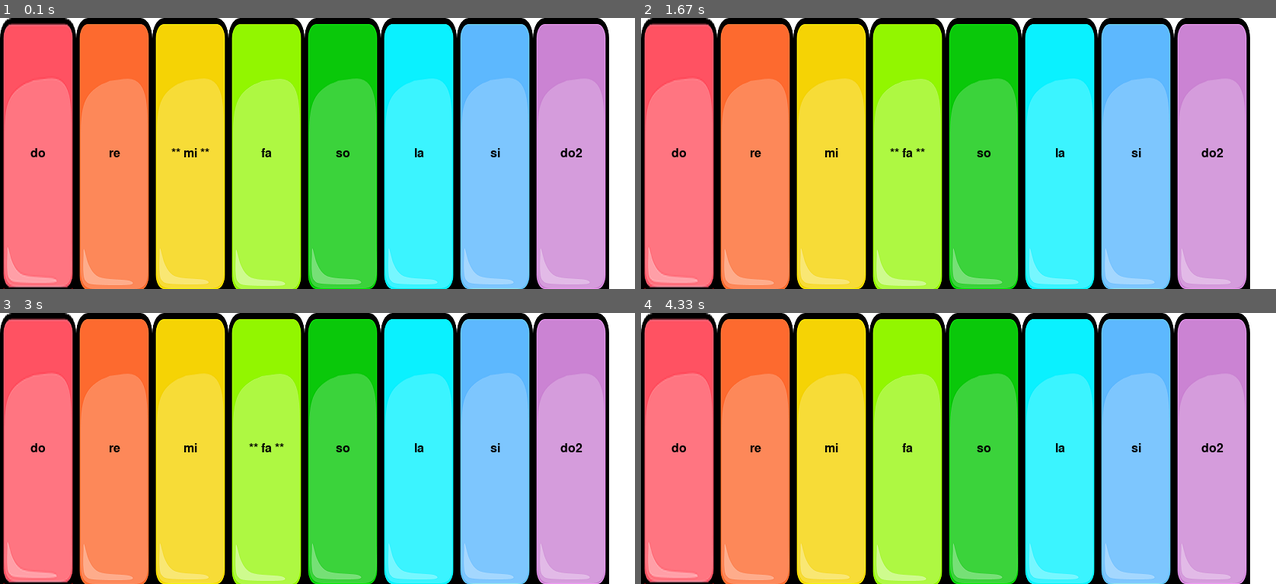
Above: before the commit, frames 1-4 (two rows, left to right).
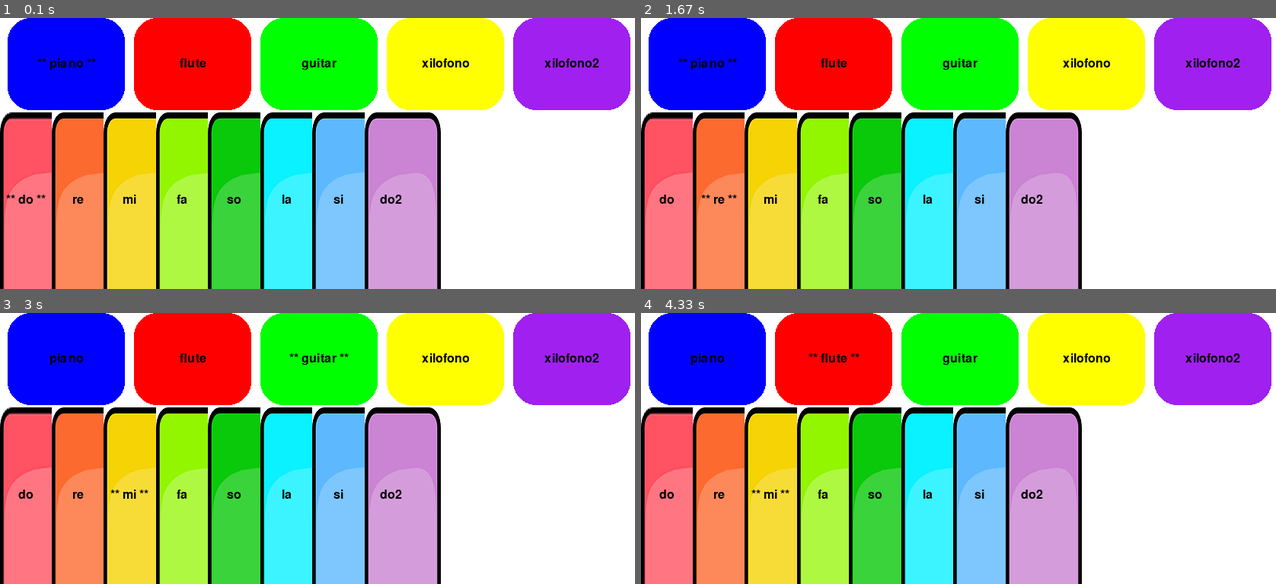
Above: after the commit, the same moments.

Repository: SMEbrahimi2001/lttle_piano
Game: pygame game, started from piano.py
The game is run twice, just before and just after one commit, with the same random seed, the same clock (stepped at 60 frames per second) and the same inputs.
Inputs (mouse positions are in pixels of both pictures, inside the frame that each line leads up to):
- Up to frame 1 (0.1 s): no input
- Up to frame 2 (1.67 s): tap 8 at 0.33 s; tap 1 at 0.67 s; click (761, 215) at 1.05 s; tap 2 at 1.33 s
- Up to frame 3 (3 s): click (171, 394) at 1.72 s; click (323, 481) at 2.05 s; click (317, 359) at 2.38 s, where only the run after the commit has a clickable "guitar"; tap 3 at 2.67 s
- Up to frame 4 (4.33 s): hold 6 3-3.47 s; click (761, 413) at 3.55 s; click (1110, 380) at 3.88 s; click (825, 399) at 4.22 s

The runs differ from the first frame. In frame 1, 92% of the frame differs, in the area x 0-100%, y 0-100%; in frame 2, 92%; in frame 3, 92%; in frame 4, 92%.

Commit message:
add mode in ui

Diff:
--- a/piano.py
+++ b/piano.py
@@ -1,4 +1,5 @@
 import pygame
+from pygame.locals import *
 import sys
 import os
 
@@ -12,20 +13,18 @@
 
 border_width = 3
 # ابعاد مربع‌ها
-square_size = ai_settings.Screen_Heigth/3.56
+square_size = ai_settings.Screen_Heigth/5.2
 
 # default mode is piano
+modes = ['piano','flute','guitar','xilofono','xilofono2']
 mode = 'piano'
+
 # نت‌های موسیقی
 notes = os.listdir(f"topics/{mode}")
-# دکمه ها
-button_width = ai_settings.Screen_Width // 8
-button_height = ai_settings.Screen_Heigth
-buttons = [(i * button_width, 0, button_width, button_height)
-           for i in range(8)]
+current_note = 'do'
 
 lesson1Note = [
-    'do', 'do', 're', 'do', 'fa', 'mi', 'do', 'do', 're', 'do', 'so', 'fa', 'do', 'do', 'do2', 'la', 'fa', 'mi', 're', 'la', 'la', 'la', 'fa', 'so', 'fa',
+    'do', 'do', 're','', 'do', 'fa', 'mi', 'do', 'do', 're', 'do', 'so', 'fa', 'do', 'do', 'do2', 'la', 'fa', 'mi', 're', 'la', 'la', 'la', 'fa', 'so', 'fa',
     'do', 'do', 're', 'do', 'fa', 'mi', 'do', 'do', 're', 'do', 'so', 'fa', 'do', 'do', 'do2', 'la', 'fa', 'mi', 're', 'la', 'la', 'la', 'fa', 'so', 'fa', 'do',
 ]
 
@@ -53,8 +52,9 @@
 'mi', 'fa', 'so', 'fa', 'so', 'la', 'fa', 'mi', '',
 ]
 
-count = 0 ;
-
+count = 0
+
+#قالب اتصال عبارات به نام فایل ها
 dictNotes = {
     'do': '1_do',
     're': '2_re',
@@ -68,14 +68,12 @@
 
 
 # کلاس مربع
-
-
 class Square:
     def __init__(self, x, y, note, image_path):
         self.x = x
         self.y = y
         self.width = square_size
-        self.height = ai_settings.Screen_Heigth
+        self.height = (65/100)*ai_settings.Screen_Heigth
         self.note = note[:-4]  # حذف .wav از اسم فایل
         self.font = pygame.font.Font(None, 24)
         self.image_default = pygame.image.load(image_path)
@@ -84,32 +82,75 @@
         self.textColor = ai_settings.BLACK
         self.active = False  # وضعیت اولیه: غیر فعال
 
+    def draw(self,training=False):
+        if(training):
+            # اول ایجاد شی فونت بعدش رندر گرفتن و بعد بلیت
+            # چک کردن نوت فعال
+            if ( lesson2Note[count] == self.note[2:]) :
+                text = self.font.render(f'** {self.note[2:]} **', True, self.textColor)
+            else :
+                text = self.font.render(self.note[2:], True, self.textColor)
+            screen.blit(self.image_default, (self.x, self.y))
+            # درج متن در وسط مربع ها
+            screen.blit(text, (self.x + self.width // 2 - text.get_width() //
+                        2, self.y + self.height // 2 - text.get_height() // 2))
+        else:
+            if(current_note == str(self.note[2:])):
+                text = self.font.render(f'** {self.note[2:]} **', True, self.textColor)
+            else :
+                text = self.font.render(self.note[2:], True, self.textColor)
+            screen.blit(self.image_default, (self.x, self.y))
+            # درج متن در وسط مربع ها
+            screen.blit(text, (self.x + self.width // 2 - text.get_width() //
+                        2, self.y + self.height // 2 - text.get_height() // 2))
+
+    def play(self):
+        # پخش نوت
+        pygame.mixer.Sound(f"topics/{mode}/{self.note}.mp3").play()
+
+
+    # def toggle_active(self,training=False):
+
+
+# کلاس انتخاب
+class Choice:
+    def __init__(self, x, y, width, mode, color):
+        self.x = x + 10
+        self.y = y
+        self.width = width
+        self.height = (34/100)*ai_settings.Screen_Heigth
+        self.mode = mode
+        self.font = pygame.font.Font(None, 24)
+        # self.image_active = pygame.image.load("images/key_selected.png")  # تصویر فعال شده
+        self.color = color
+        self.textColor = ai_settings.BLACK
+        self.active = False  # وضعیت اولیه: غیر فعال
+
     def draw(self):
-        screen.blit(self.image_default, (self.x, self.y))
-
-        if ( lesson2Note[count] == self.note[2:]) :
-            text = self.font.render(f'** {self.note[2:]} **', True, self.textColor)
+        # blit برای درج تصویر است
+        pygame.draw.rect(screen,self.color,pygame.Rect(self.x,self.y,self.width,self.height),100,30)
+
+        # اول ایجاد شی فونت بعدش رندر گرفتن و بعد بلیت
+        # چک کردن نوت فعال
+        if ( mode == self.mode) :
+            text = self.font.render(f'** {self.mode} **', True, self.textColor)
         else :
-            text = self.font.render(self.note[2:], True, self.textColor)
-
-
-
-
+            text = self.font.render(self.mode, True, self.textColor)
+
+
+
+        # درج متن در وسط مربع ها
         screen.blit(text, (self.x + self.width // 2 - text.get_width() //
                     2, self.y + self.height // 2 - text.get_height() // 2))
 
-    def play(self):
-
-
-        pygame.mixer.Sound(f"topics/{mode}/{self.note}.mp3").play()
-
-
-    def toggle_active(self):
-        if self.active:
-            self.image = self.image_default  # اگر فعال بود، به حالت غیر فعال برگردان
-        else:
-            self.image = self.image_active  # اگر غیر فعال بود، به حالت فعال تغییر بده
-        self.active = not self.active  # تغییر وضعیت
+    # def play(self):
+    #     # پخش نوت
+    #     pygame.mixer.Sound(f"topics/{mode}/{self.note}.mp3").play()
+
+
+    def toggle_mode(self):
+        return self.mode
+
 
 
 class player:
@@ -117,13 +158,21 @@
 
     def play(note, mode):
         print(note)
-        print(dictNotes.get(f'{note}'))
-        pygame.mixer.Sound(f"topics/{mode}/{dictNotes.get(f'{note}')}.mp3").play()
-
-image_paths = ["images/key_do.png", "images/key_re.png", "images/key_mi.png", "images/key_fa.png", "images/key_so.png", "images/key_la.png", "images/key_si.png", "images/key_do2.png"]  # Replace with your image paths
-
-squares = [Square(i * square_size, 0, note, image_path) for i, (note, image_path) in enumerate(zip(notes, image_paths))]
-
+        # print(dictNotes.get(f'{note}'))
+        pygame.mixer.Sound(f"topics/{mode}/{dictNotes.get(f'{note}')}.mp3").play()  # پخش نوت (توسط تابع سوند یک صدا از روی فایل تولید میشود)
+
+image_paths = ["images/key_do.png", "images/key_re.png", "images/key_mi.png", "images/key_fa.png", "images/key_so.png", "images/key_la.png", "images/key_si.png", "images/key_do2.png"]  # مسیر عکس نوت ها
+btn_color = ["blue", "red", "green", "yellow", "purple"]
+
+# انوموریک یک تاپل با مقادیر شمارنده و ایتم بر میگرداند
+# تابع زیپ دو تا کالکشن یا تاپل رو باهم جوین میکند مثلا ایتم اول یکی با ایتم اول اون یکی و به همین ترتیب
+squares = [Square(i * square_size, (35/100)*ai_settings.Screen_Heigth, note, image_path) for i, (note, image_path) in enumerate(zip(notes, image_paths))]
+
+# دکمه ها
+button_width = ai_settings.Screen_Width // 5.5
+button_height = ai_settings.Screen_Heigth
+buttons = [Choice(i * button_width + i*12, 0, button_width, mode, color)
+           for i, (mode, color) in enumerate(zip(modes, btn_color))]
 
 # ایجاد صفحه
 screen = pygame.display.set_mode(
@@ -131,7 +180,6 @@
 pygame.display.set_caption("پیانو ساده")
 
 
-note_states = {note: False for note in ["do", "re", "mi", "fa", "so", "la", "si", "do2"]}
 
 # حلقه بی‌نهایت
 while True:
@@ -143,27 +191,35 @@
             key = event.dict.get('key')
             # key notes --> Start
             if key == 49:  # key 1
+                current_note = 'do'
                 player.play('do', mode)
                 print(squares[0].note)
             elif key == 50:  # key 2
+                current_note = 're'
                 player.play('re', mode)
                 print(squares[1].note)
             elif key == 51:  # key 3
+                current_note = 'mi'
                 player.play('mi', mode)
                 print(squares[2].note)
             elif key == 52:  # key 4
+                current_note = 'fa'
                 player.play('fa', mode)
                 print(squares[3].note)
             elif key == 53:  # key 5
+                current_note = 'so'
                 player.play('so', mode)
                 print(squares[4].note)
             elif key == 54:  # key 6
+                current_note = 'la'
                 player.play('la', mode)
                 print(squares[5].note)
             elif key == 55:  # key 7
+                current_note = 'si'
                 player.play('si', mode)
                 print(squares[6].note)
             elif key == 56:  # key 8
+                current_note = 'do2'
                 player.play('do2', mode)
                 print(squares[7].note)
             # key notes --> End
@@ -189,10 +245,18 @@
             x, y = pygame.mouse.get_pos()
             for square in squares:
                 if square.x < x < square.x + square.width and square.y < y < square.y + square.height:
+                    current_note = str(square.note[2:])
                     square.play()
+            for choice in buttons:
+                if choice.x < x < choice.x + choice.width and choice.y < y < choice.y + choice.height:
+                    mode = choice.toggle_mode()
+
+    screen.fill(ai_settings.WHITE)
+    # نمایش دکمه مود ها
+    for choice in buttons:
+        choice.draw()
 
     # نمایش عکس ها
-    screen.fill(ai_settings.WHITE)
     for square in squares:
         square.image = square.image_active if square.active else square.image_default
         square.draw()
@@ -200,9 +264,9 @@
     # آپدیت صفحه
     pygame.display.flip()
 
-    if(lesson2Note[count] != '') :
-        player.play(lesson2Note[count], mode)
-    count = count + 1
-    pygame.time.delay(500)
-
-    clock.tick(30)
+    # if(lesson1Note[count] != '') :
+    #     player.play(lesson1Note[count], mode)
+    # count = count + 1
+    # pygame.time.delay(500)
+
+    # clock.tick(30)
